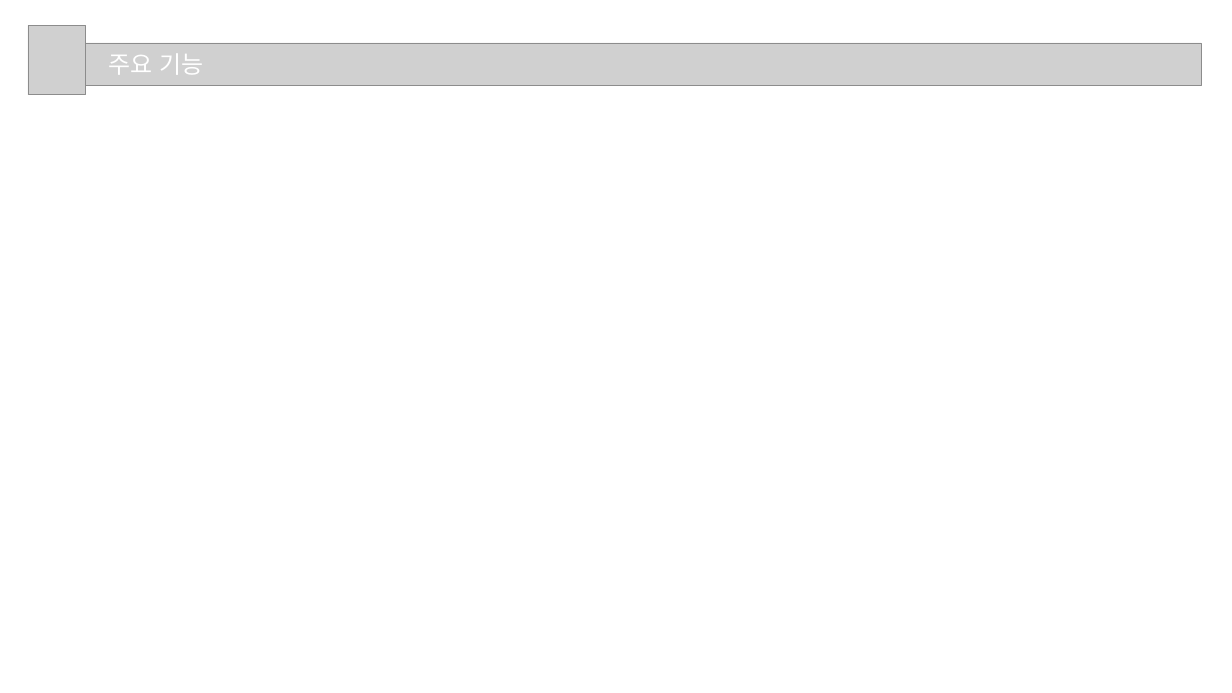
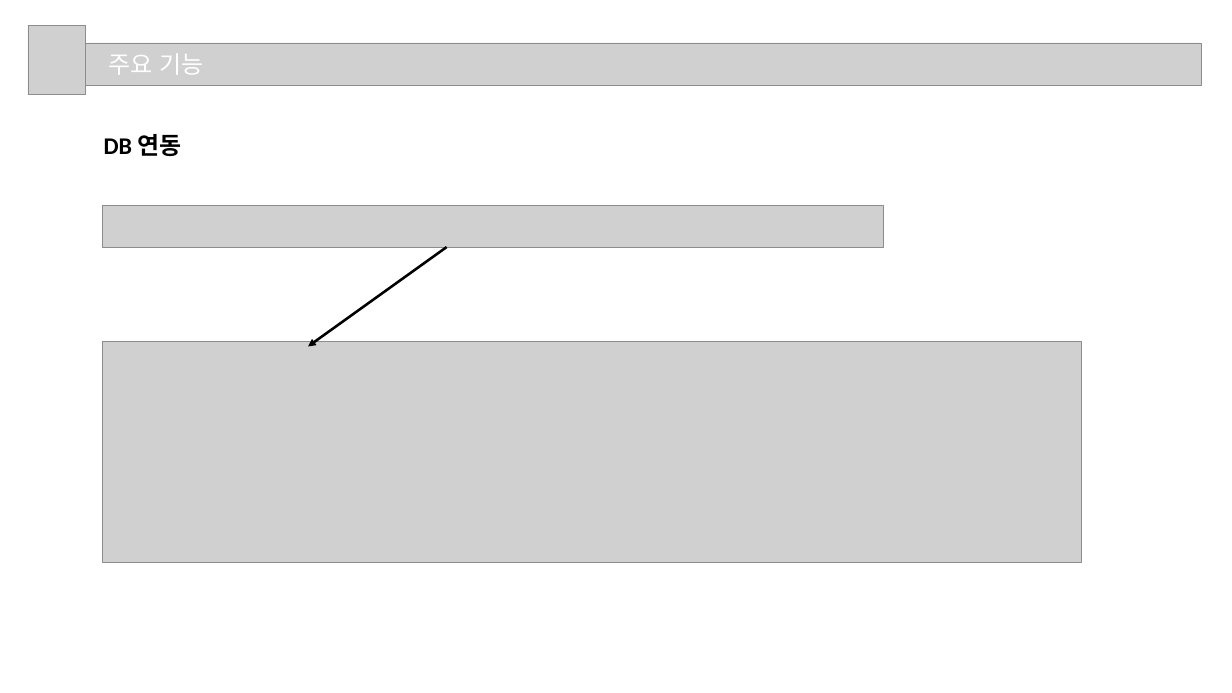
Before and after one commit to bhs0906/JavaFX_Oracle_Project, a slide deck: slide 13 of 3조_프로젝트2.pptx. Drawn at 1232x693 pixels with LibreOffice and Linux fonts; fonts in the diff are those of the drawing; grey boxes stand for pictures. Boxes give left, top, right and bottom in pixels: in the first picture for what was removed or moved away, otherwise in the second. Text is boxed around its words. In the diff, an @@ line names an element or a change of style, - is before the commit and + after.

```diff
--- a/3조_프로젝트2.pptx
+++ b/3조_프로젝트2.pptx
@@ text added at [104,134,182,156], 28 pt, text #000000, bold @@
+DB 연동
@@ picture added at [103,206,884,248] @@
@@ arrow added from (447, 247) to (308, 346), #000000 3 pt @@
@@ picture added at [103,341,1082,562] @@
```
Also in this commit, not shown: 7 other slides changed, 8 slides added.
